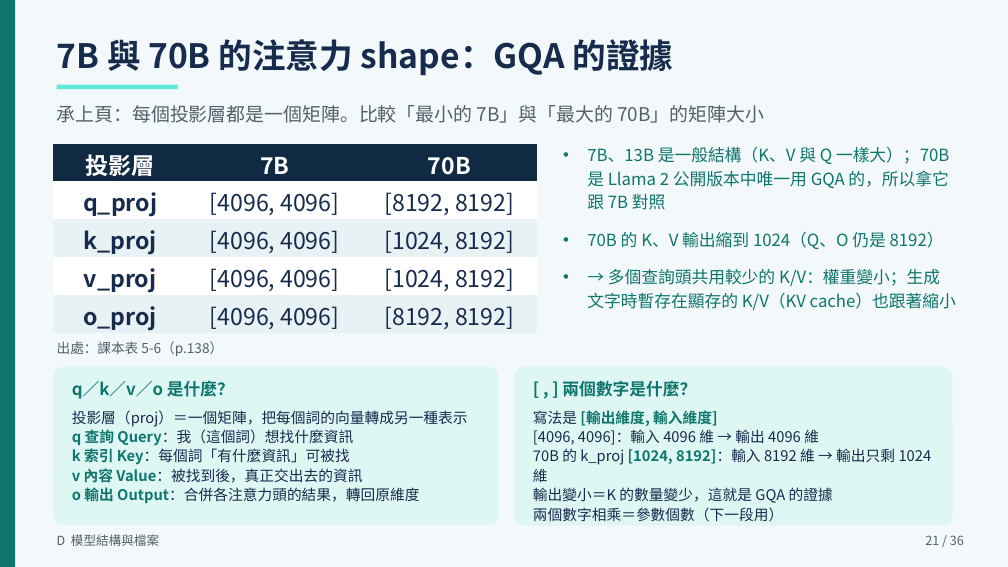
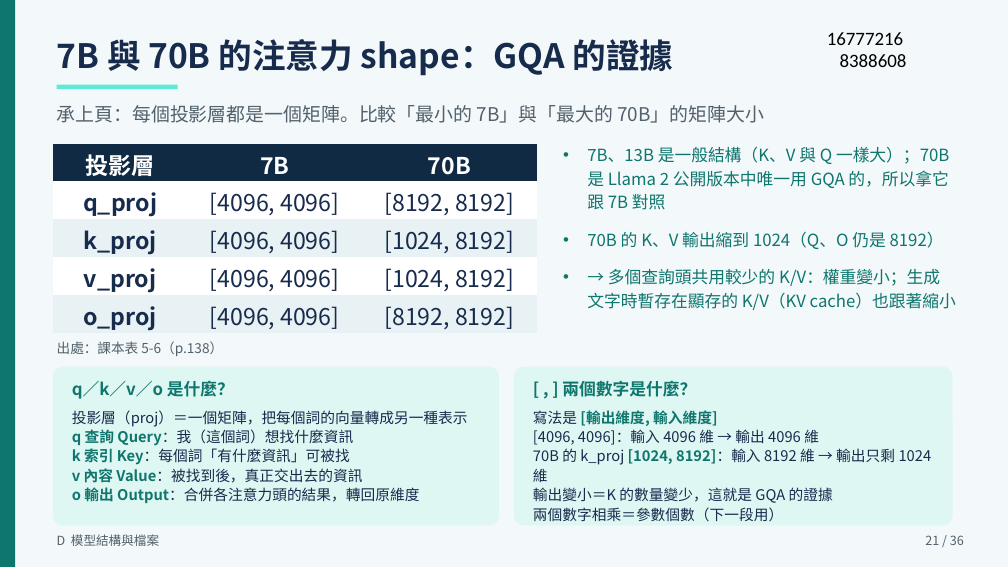
Before and after one commit to Janice0720/personal-project, a slide deck: slide 21 of school-notes/machine-learning-and-decisions/資研二甲_黃子甄_機器學習第五章簡報_v5.pptx. Drawn at 1008x567 pixels with LibreOffice and Linux fonts; fonts in the diff are those of the drawing. Boxes give left, top, right and bottom in pixels: in the first picture for what was removed or moved away, otherwise in the second. Text is boxed around its words. In the diff, an @@ line names an element or a change of style, - is before the commit and + after.

```diff
--- a/school-notes/machine-learning-and-decisions/資研二甲_黃子甄_機器學習第五章簡報_v5.pptx
+++ b/school-notes/machine-learning-and-decisions/資研二甲_黃子甄_機器學習第五章簡報_v5.pptx
@@ text added at (827, 32, 907, 67), 18 pt, text #000000 @@
+16777216
+8388608
```
Also in this commit, not shown: 55 other files.
